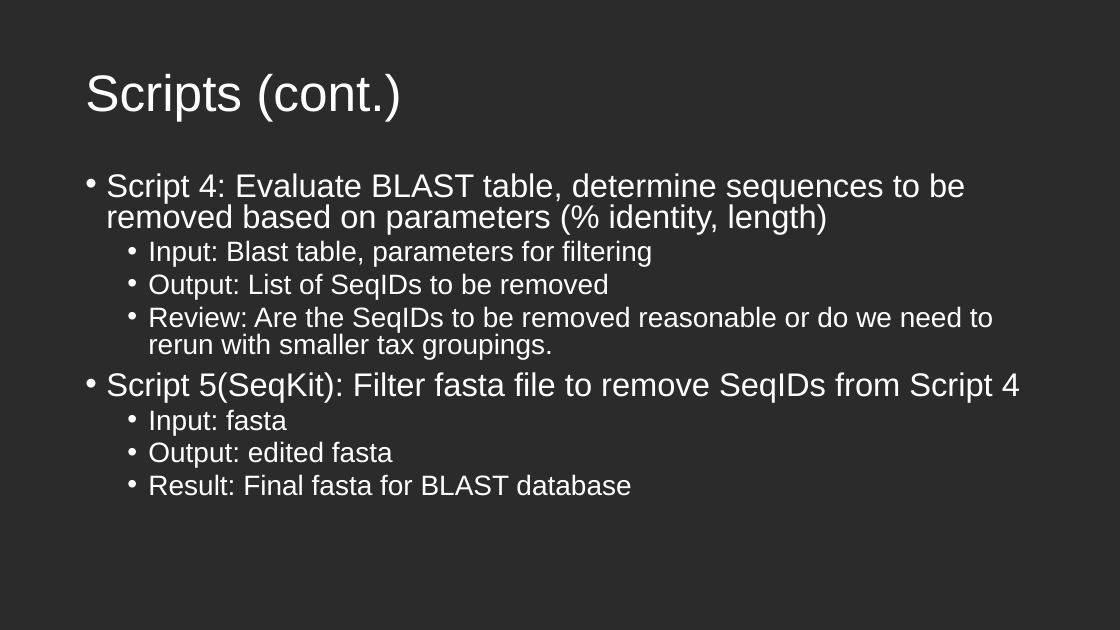
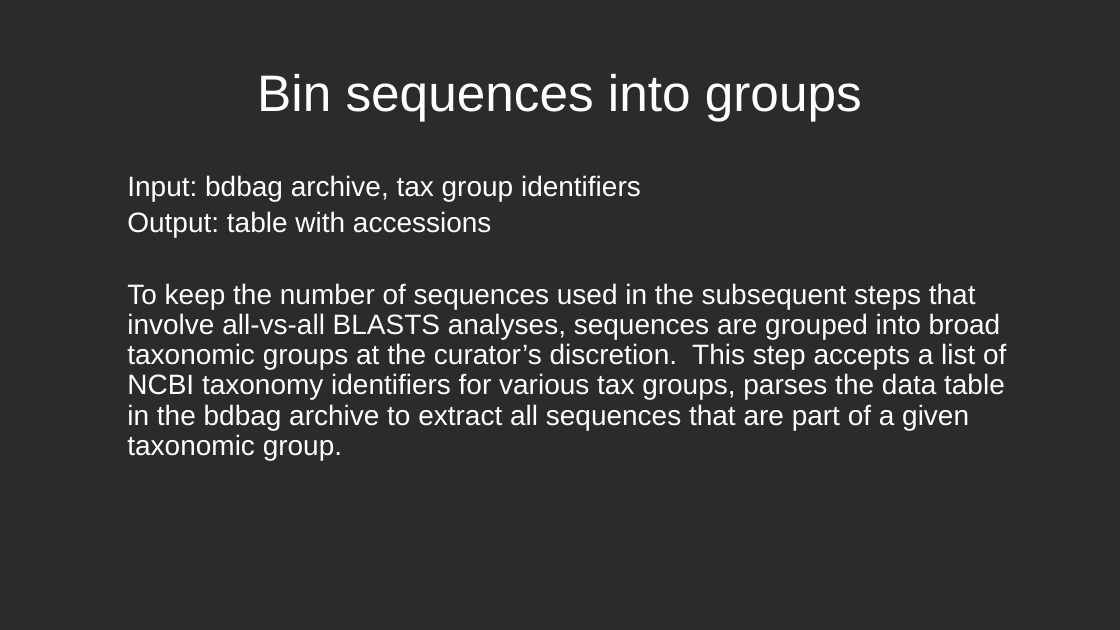
Before and after one commit to NCBI-Codeathons/Marker-Gene-Validator, a slide deck: slide 9 of Marker-Gene-Validator.pptx (slide 5 before the commit). Drawn at 1120x630 pixels with LibreOffice and Linux fonts; fonts in the diff are those of the drawing; background and template pictures are left out; a plain dark background stands for a picture behind light text. Boxes give left, top, right and bottom in pixels: in the first picture for what was removed or moved away, otherwise in the second. Text is boxed around its words. In the diff, an @@ line names an element or a change of style, - is before the commit and + after.

```diff
--- a/Marker-Gene-Validator.pptx
+++ b/Marker-Gene-Validator.pptx
@@ title at (x1=257, y1=74, x2=862, y2=121): text changed @@
-Scripts (cont.)
+Bin sequences into groups
@@ text at (x1=127, y1=175, x2=1006, y2=460): text changed @@
-• Script 4: Evaluate BLAST table, determine sequences to be removed based on parameters (% identity, length)
-  • Input: Blast table, parameters for filtering
-  • Output: List of SeqIDs to be removed
-  • Review: Are the SeqIDs to be removed reasonable or do we need to rerun with smaller tax groupings.
-• Script 5(SeqKit): Filter fasta file to remove SeqIDs from Script 4
-  • Input: fasta
-  • Output: edited fasta
-  • Result: Final fasta for BLAST database
+  Input: bdbag archive, tax group identifiers
+  Output: table with accessions
+  To keep the number of sequences used in the subsequent steps that involve all-vs-all BLASTS analyses, sequences are grouped into broad taxonomic groups at the curator’s discretion. This step accepts a list of NCBI taxonomy identifiers for various tax groups, parses the data table in the bdbag archive to extract all sequences that are part of a given taxonomic group.
```
Also in this commit, not shown: 2 other slides changed, 8 slides added.
